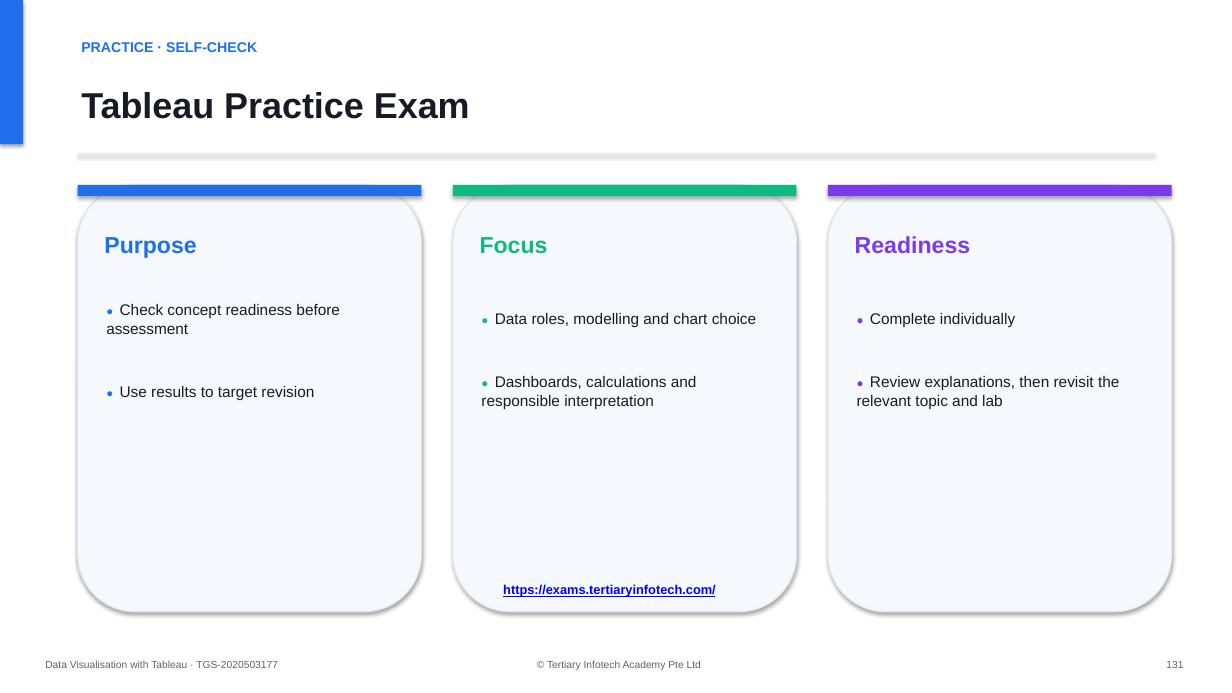
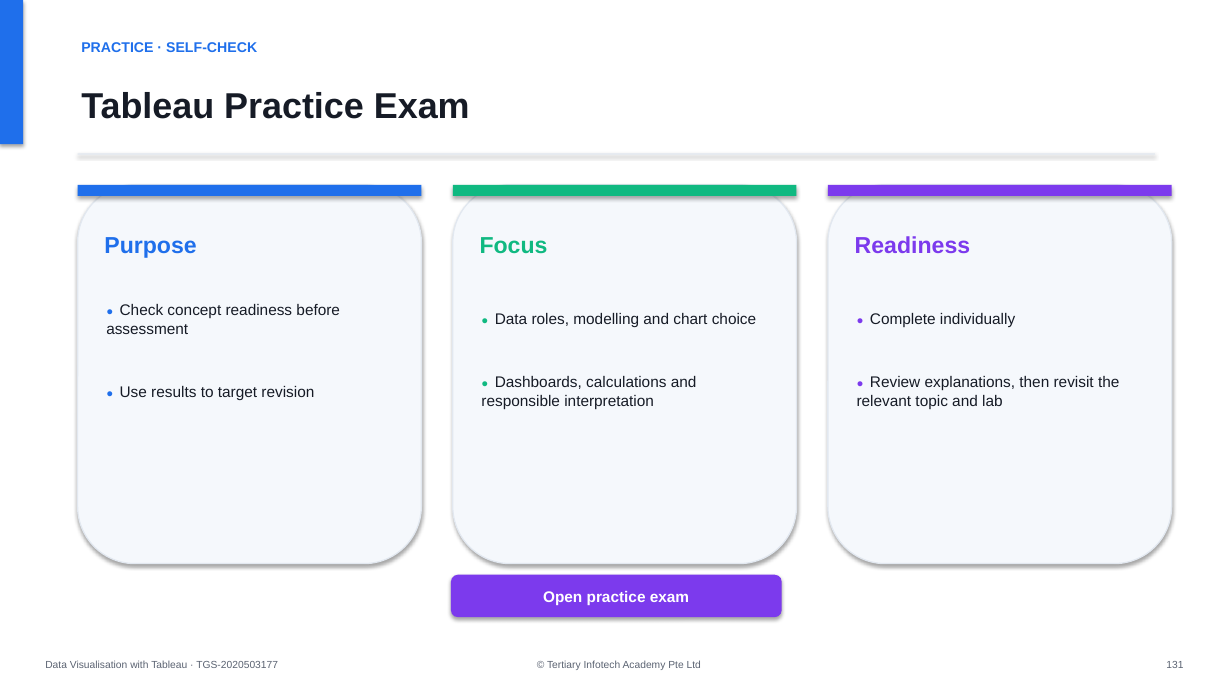
Before and after one commit to tertiarycourses/TGS-2020503177-Data-Visualisation-with-Tableau, a slide deck: slide 132 of courseware/Data-Visualisation-with-Tableau-v17.0.pptx. Drawn at 1232x693 pixels with LibreOffice and Linux fonts; fonts in the diff are those of the drawing. Boxes give left, top, right and bottom in pixels: in the first picture for what was removed or moved away, otherwise in the second. Text is boxed around its words. In the diff, an @@ line names an element or a change of style, - is before the commit and + after.

```diff
--- a/courseware/Data-Visualisation-with-Tableau-v17.0.pptx
+++ b/courseware/Data-Visualisation-with-Tableau-v17.0.pptx
@@ rounded rectangle: place and size @@
-rounded rectangle at [78,185,421,612]
+rounded rectangle at [78,185,421,564]
@@ rounded rectangle: place and size @@
-rounded rectangle at [453,185,797,612]
+rounded rectangle at [453,185,797,564]
@@ rounded rectangle: place and size @@
-rounded rectangle at [828,185,1172,612]
+rounded rectangle at [828,185,1172,564]
@@ rounded rectangle added at [451,575,782,617], fill #7C3AED, 12 pt, text #FFFFFF, bold @@
+Open practice exam
@@ text removed at [503,584,716,597] @@
-https://exams.tertiaryinfotech.com/
```
Also in this commit, not shown: 3 other slides changed, 1 other file.
